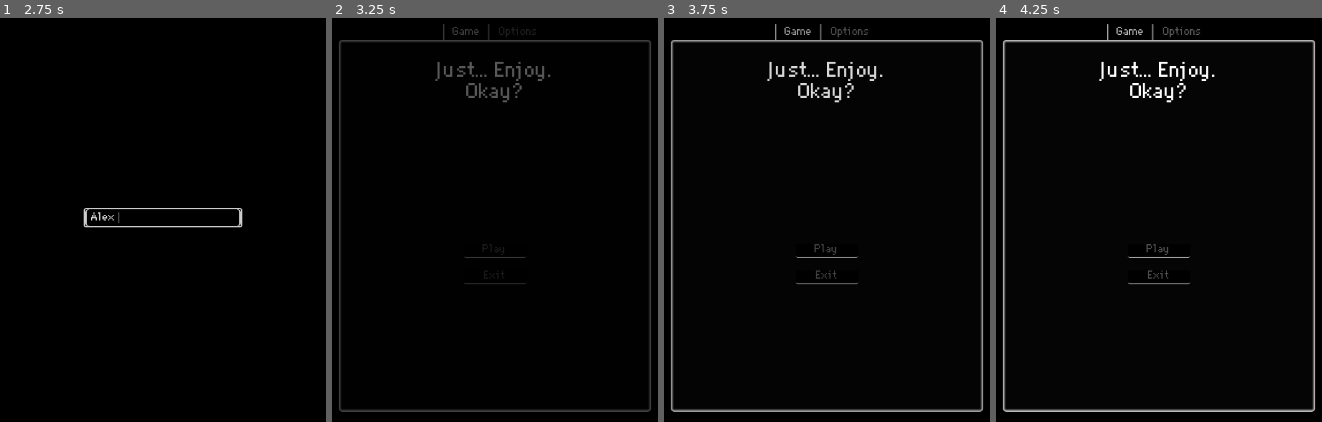
Above: before the commit, frames 1-4 (left to right).
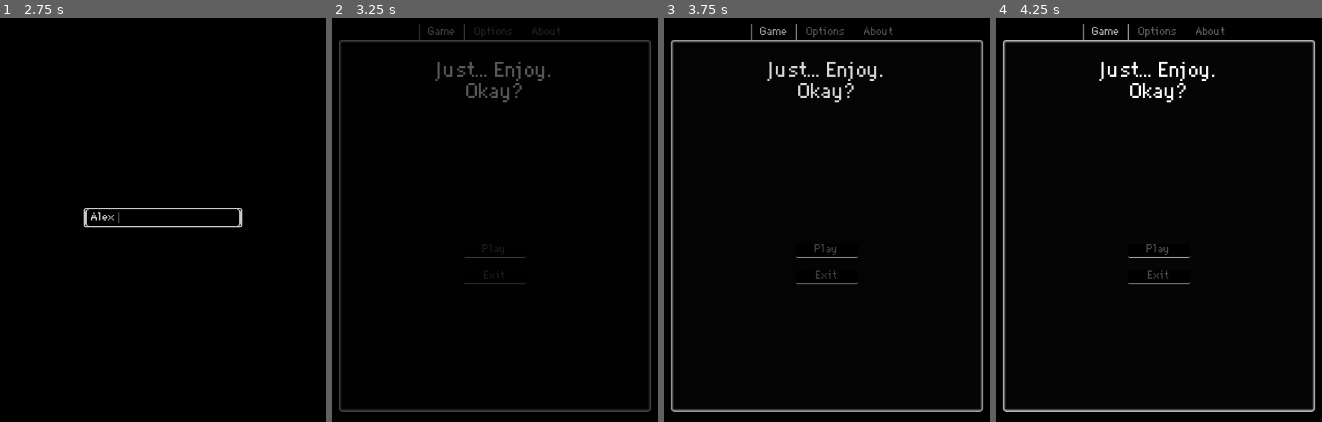
Above: after the commit, the same moments.

Repository: virtualtrisky/Just...-Enjoy
Game: Godot game, scene res://scenes/load_scene.tscn
Same seed, same stepped clock (60 frames per second), same inputs: the game is played once before the commit and once after it.
Inputs (mouse positions are in pixels of both pictures, inside the frame that each line leads up to):
- Up to frame 1 (2.75 s): tap Enter at 0.5 s; click (163, 215) at 1.27 s; type "Alex" at 1.35 s; tap Space at 2 s
- Up to frame 2 (3.25 s): tap Enter at 2.75 s
- Up to frame 3 (3.75 s): click "Play" at 3.5 s
- Up to frame 4 (4.25 s): no input

Frame 1 is identical in both runs. In frame 2, 0.3% of the frame differs, in the area x 26-70%, y 1-6%; in frame 3, 0.4%; in frame 4, 0.5%, in the area x 26-71%, y 1-6%.

Commit message:
menu scene "finished"

Diff:
--- a/scenes/menu_scene.tscn
+++ b/scenes/menu_scene.tscn
@@ -7,11 +7,16 @@
 [ext_resource type="StyleBox" uid="uid://bij23i6tpev3h" path="res://resources/menu_tab_container/tab_unselected_style.tres" id="4_482oc"]
 [ext_resource type="StyleBox" uid="uid://oypipmf341vs" path="res://resources/menu_buttons/normal_style.tres" id="6_6od1f"]
 [ext_resource type="StyleBox" uid="uid://pgvf28664moo" path="res://resources/menu_buttons/pressed_style.tres" id="6_yfxa8"]
+[ext_resource type="Script" uid="uid://bo2ola1m1g5wt" path="res://scripts/menu_scene/update_settings.gd" id="8_520ac"]
+[ext_resource type="Script" uid="uid://csbpntdby6wfx" path="res://scripts/menu_scene/load_about.gd" id="8_vjll7"]
 
 [sub_resource type="LabelSettings" id="LabelSettings_u4hxd"]
 font_size = 30
 
 [sub_resource type="StyleBoxEmpty" id="StyleBoxEmpty_u4hxd"]
+
+[sub_resource type="LabelSettings" id="LabelSettings_yfxa8"]
+font_size = 40
 
 [sub_resource type="Gradient" id="Gradient_0inr4"]
 
@@ -189,10 +194,82 @@
 theme_override_styles/normal = ExtResource("6_6od1f")
 text = "Exit"
 
-[node name="Options" type="TabBar" parent="Screen/MarginContainer/TabContainer"]
+[node name="Options" type="TabBar" parent="Screen/MarginContainer/TabContainer" node_paths=PackedStringArray("MasterVolumeSlider")]
 visible = false
 layout_mode = 2
+script = ExtResource("8_520ac")
+MasterVolumeSlider = NodePath("MarginContainer/VBoxContainer/VolumeCamp/MasterVolume/HSlider")
 metadata/_tab_index = 1
+
+[node name="MarginContainer" type="MarginContainer" parent="Screen/MarginContainer/TabContainer/Options"]
+layout_mode = 1
+anchors_preset = 15
+anchor_right = 1.0
+anchor_bottom = 1.0
+grow_horizontal = 2
+grow_vertical = 2
+theme_override_constants/margin_left = 50
+theme_override_constants/margin_top = 30
+theme_override_constants/margin_right = 50
+theme_override_constants/margin_bottom = 30
+
+[node name="VBoxContainer" type="VBoxContainer" parent="Screen/MarginContainer/TabContainer/Options/MarginContainer"]
+layout_mode = 2
+
+[node name="VolumeCamp" type="VBoxContainer" parent="Screen/MarginContainer/TabContainer/Options/MarginContainer/VBoxContainer"]
+layout_mode = 2
+size_flags_vertical = 3
+
+[node name="MasterVolume" type="HBoxContainer" parent="Screen/MarginContainer/TabContainer/Options/MarginContainer/VBoxContainer/VolumeCamp"]
+layout_mode = 2
+alignment = 1
+
+[node name="Label" type="Label" parent="Screen/MarginContainer/TabContainer/Options/MarginContainer/VBoxContainer/VolumeCamp/MasterVolume"]
+layout_mode = 2
+text = "Master Volume"
+
+[node name="HSlider" type="HSlider" parent="Screen/MarginContainer/TabContainer/Options/MarginContainer/VBoxContainer/VolumeCamp/MasterVolume"]
+custom_minimum_size = Vector2(250, 0)
+layout_mode = 2
+value = 100.0
+
+[node name="About" type="TabBar" parent="Screen/MarginContainer/TabContainer"]
+visible = false
+layout_mode = 2
+script = ExtResource("8_vjll7")
+metadata/_tab_index = 2
+
+[node name="MarginContainer" type="MarginContainer" parent="Screen/MarginContainer/TabContainer/About"]
+layout_mode = 1
+anchors_preset = 15
+anchor_right = 1.0
+anchor_bottom = 1.0
+grow_horizontal = 2
+grow_vertical = 2
+theme_override_constants/margin_left = 50
+theme_override_constants/margin_top = 30
+theme_override_constants/margin_right = 50
+theme_override_constants/margin_bottom = 30
+
+[node name="VBoxContainer" type="VBoxContainer" parent="Screen/MarginContainer/TabContainer/About/MarginContainer"]
+layout_mode = 2
+
+[node name="GameVersion" type="Label" parent="Screen/MarginContainer/TabContainer/About/MarginContainer/VBoxContainer"]
+layout_mode = 2
+text = "Version [x.y.z]"
+label_settings = SubResource("LabelSettings_yfxa8")
+horizontal_alignment = 1
+
+[node name="HSeparator" type="HSeparator" parent="Screen/MarginContainer/TabContainer/About/MarginContainer/VBoxContainer"]
+layout_mode = 2
+theme_override_constants/separation = 70
+
+[node name="Text" type="Label" parent="Screen/MarginContainer/TabContainer/About/MarginContainer/VBoxContainer"]
+layout_mode = 2
+size_flags_horizontal = 4
+size_flags_vertical = 10
+text = "© VirtualTrisky"
+horizontal_alignment = 1
 
 [node name="FadeTexture" type="TextureRect" parent="."]
 layout_mode = 1
@@ -208,3 +285,5 @@
 &"": SubResource("AnimationLibrary_6wmco")
 }
 autoplay = "fade_out"
+
+[connection signal="value_changed" from="Screen/MarginContainer/TabContainer/Options/MarginContainer/VBoxContainer/VolumeCamp/MasterVolume/HSlider" to="Screen/MarginContainer/TabContainer/Options" method="_on_h_slider_value_changed"]
--- a/scripts/global.gd
+++ b/scripts/global.gd
@@ -4,6 +4,7 @@
 const config_file_path: String = "user://config.json"
 var config: Dictionary = {
 	"config.app_version": "0.0.0",
+	"config.volume.master": 100,
 	"player.name": null
 }
 
--- /dev/null
+++ b/scripts/menu_scene/load_about.gd
@@ -0,0 +1,8 @@
+extends TabBar
+
+
+@onready var GameVersionLabel: Label = $MarginContainer/VBoxContainer/GameVersion
+
+
+func _ready() -> void:
+	GameVersionLabel.text = "Version {0}".format([Global.config["config.app_version"]])
--- /dev/null
+++ b/scripts/menu_scene/update_settings.gd
@@ -0,0 +1,10 @@
+extends TabBar
+
+@export var MasterVolumeSlider: HSlider
+
+func _ready() -> void:
+	MasterVolumeSlider.value = Global.config["config.volume.master"]
+
+func _on_h_slider_value_changed(value: float) -> void:
+	Global.config["config.volume.master"] = value
+	Global.write_config_file()
Not shown: 1 places in scenes/menu_scene.tscn that only renumber resources
Not shown, added: scripts/menu_scene/load_about.gd.uid
Not shown, added: scripts/menu_scene/update_settings.gd.uid
